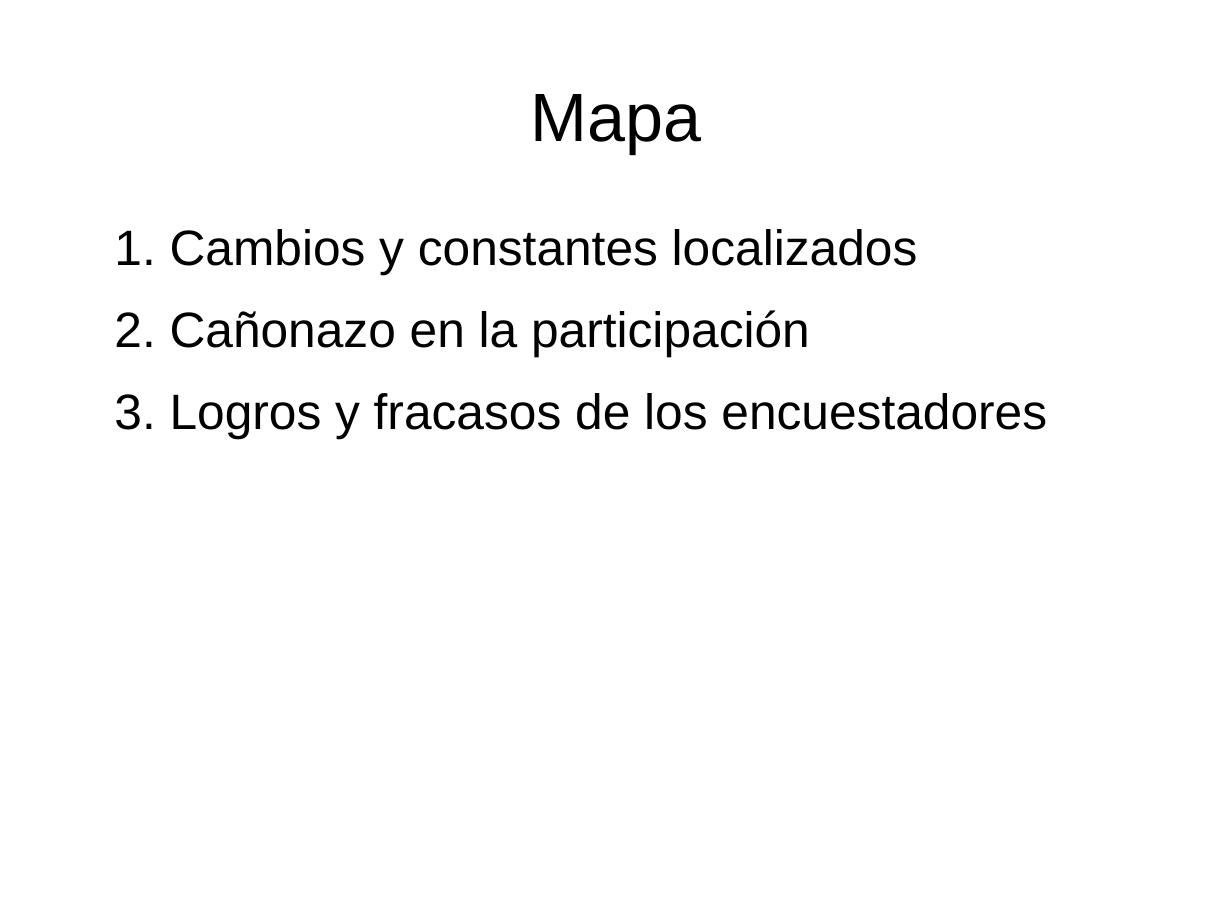
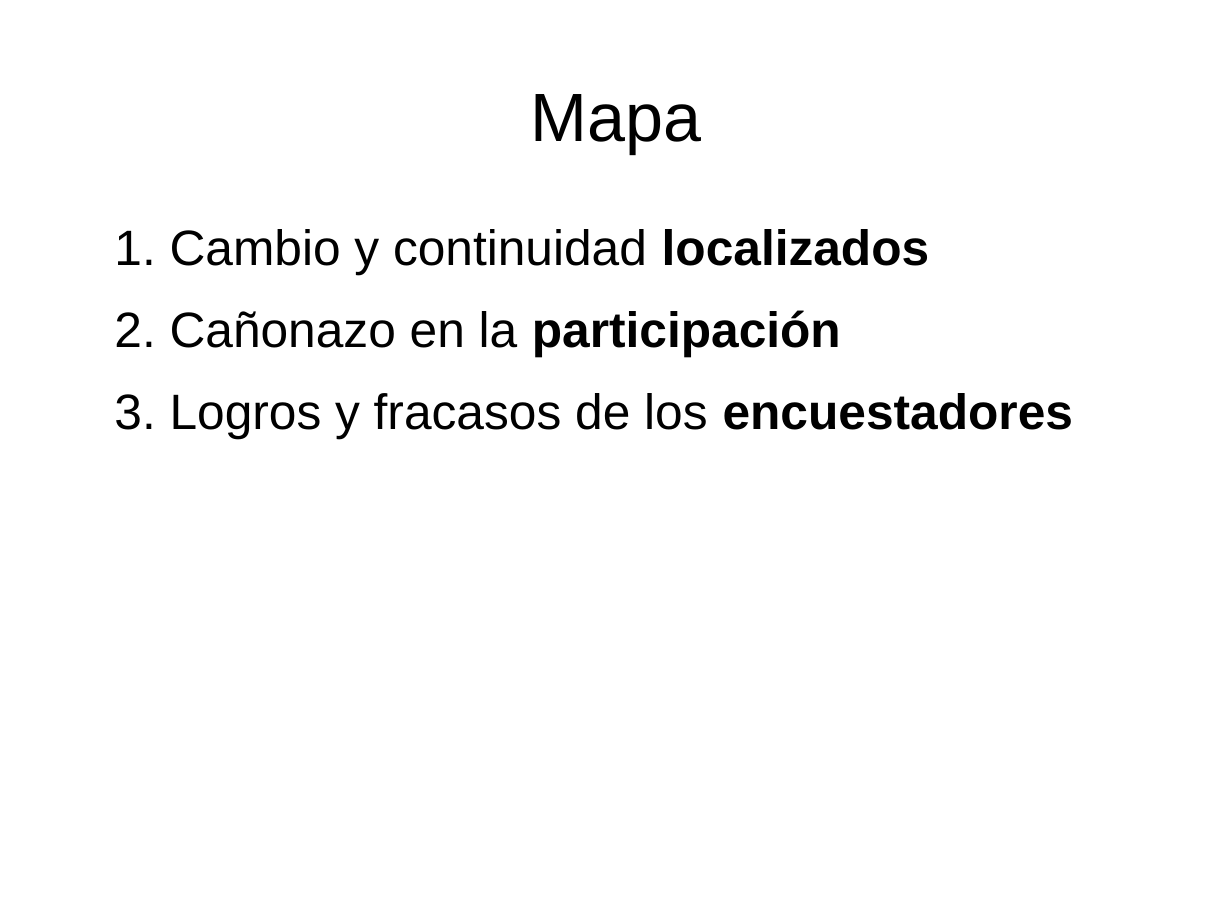
Before and after one commit to emagar/oas-eom-usa2020, a slide deck: slide 3 of presentations/mesa-itam-2020/pres-2020.odp. Drawn at 1232x924 pixels with LibreOffice and Linux fonts; fonts in the diff are those of the drawing. Boxes give left, top, right and bottom in pixels: in the first picture for what was removed or moved away, otherwise in the second. Text is boxed around its words. In the diff, an @@ line names an element or a change of style, - is before the commit and + after.

```diff
--- a/presentations/mesa-itam-2020/pres-2020.odp
+++ b/presentations/mesa-itam-2020/pres-2020.odp
@@ text at (114, 229, 930, 275): text changed @@
-1. Cambios y constantes localizados
+1. Cambio y continuidad localizados
@@ text at (114, 310, 1074, 438): bold on in "participación", "encuestadores" @@
```
Also in this commit, not shown: 2 other slides changed, 4 other files.
